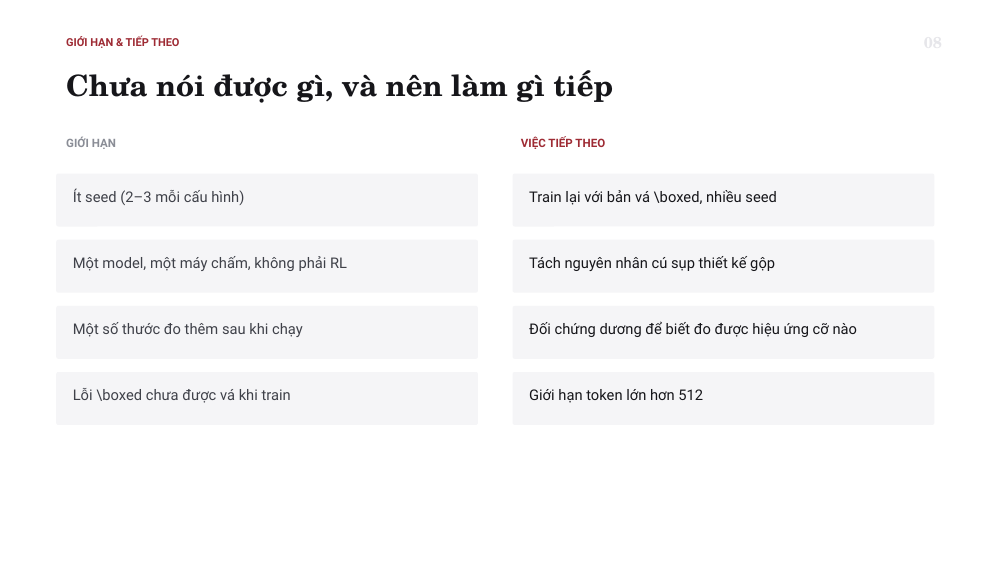
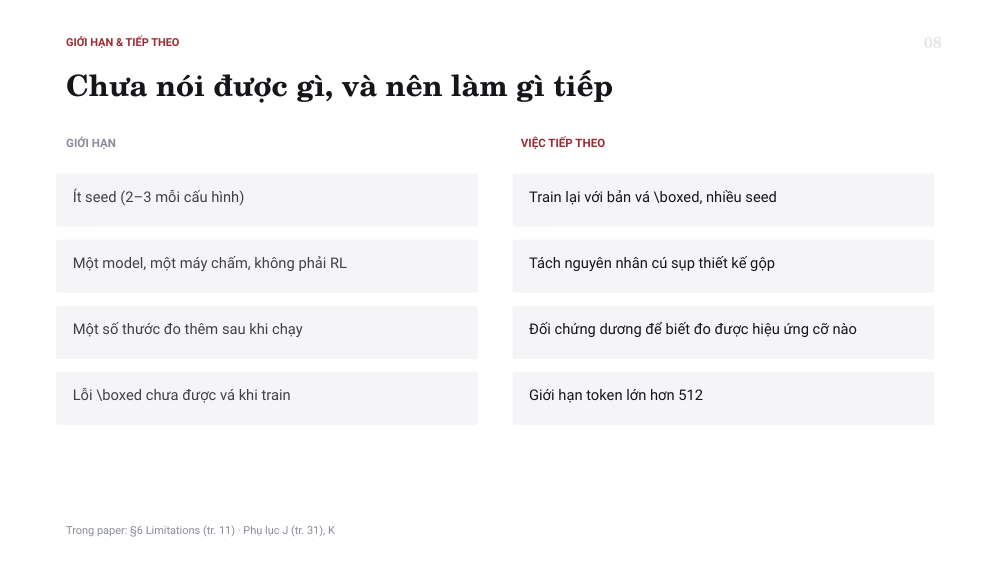
Before and after one commit to tsan2711/DACNTT_2026, a slide deck: slide 10 of 25-10-2026/BaoCaoNhanh_25-10_52300057_52300006.pptx. Drawn at 1008x567 pixels with LibreOffice and Linux fonts; fonts in the diff are those of the drawing. Boxes give left, top, right and bottom in pixels: in the first picture for what was removed or moved away, otherwise in the second. Text is boxed around its words. In the diff, an @@ line names an element or a change of style, - is before the commit and + after.

```diff
--- a/25-10-2026/BaoCaoNhanh_25-10_52300057_52300006.pptx
+++ b/25-10-2026/BaoCaoNhanh_25-10_52300057_52300006.pptx
@@ text added at box(66, 526, 335, 537), 10.5 pt, text #8A8D96 @@
+Trong paper: §6 Limitations (tr. 11) · Phụ lục J (tr. 31), K
```
Also in this commit, not shown: 8 other slides changed, 2 other files.
